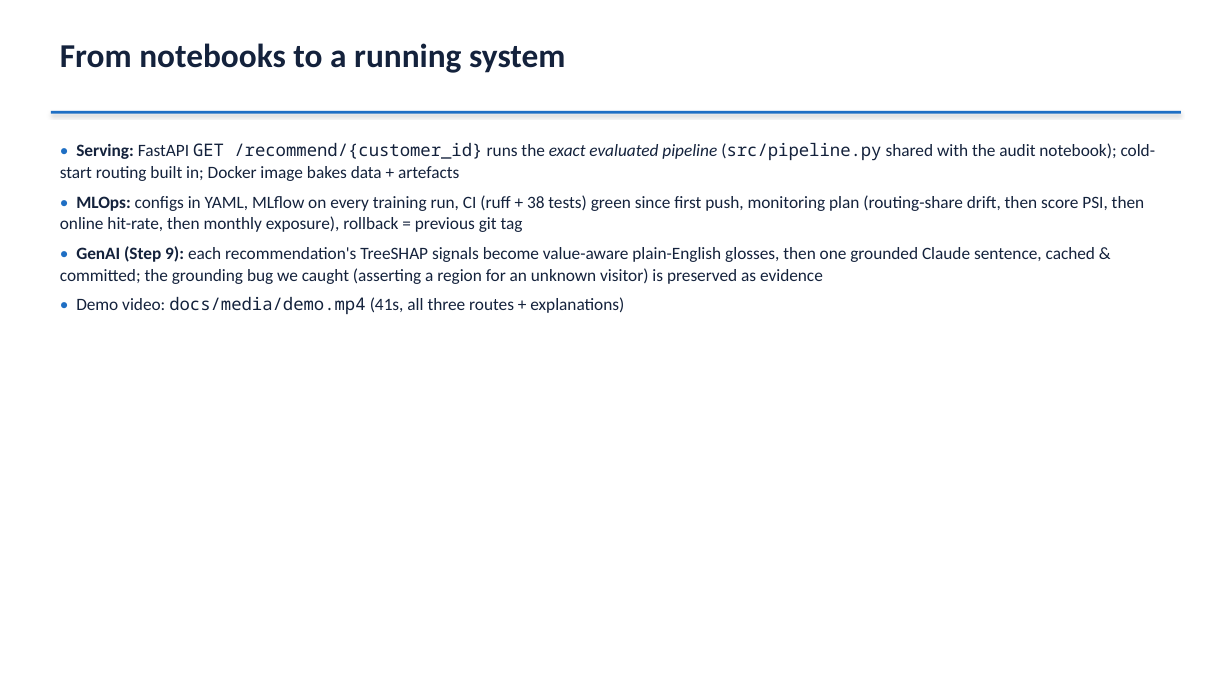
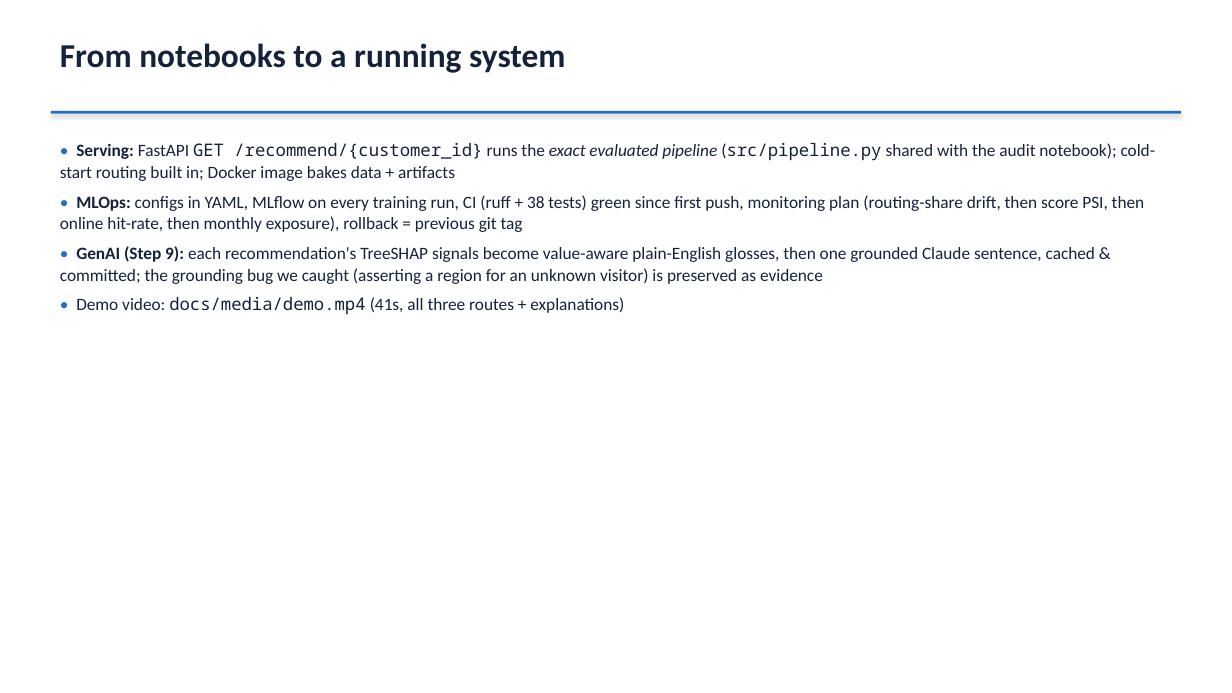
Before and after one commit to jmonzada/ecommerce-recommender-capstone, a slide deck: slide 11 of presentations/technical_deck.pptx. Drawn at 1232x693 pixels with LibreOffice and Linux fonts; fonts in the diff are those of the drawing. Boxes give left, top, right and bottom in pixels: in the first picture for what was removed or moved away, otherwise in the second. Text is boxed around its words. In the diff, an @@ line names an element or a change of style, - is before the commit and + after.

```diff
--- a/presentations/technical_deck.pptx
+++ b/presentations/technical_deck.pptx
@@ text at [60,143,1156,181]: text changed @@
-• Serving: FastAPI GET /recommend/{customer_id} runs the exact evaluated pipeline (src/pipeline.py shared with the audit notebook); cold-start routing built in; Docker image bakes data + artefacts
+• Serving: FastAPI GET /recommend/{customer_id} runs the exact evaluated pipeline (src/pipeline.py shared with the audit notebook); cold-start routing built in; Docker image bakes data + artifacts
```
Also in this commit, not shown: 4 other slides changed, 27 other files.
